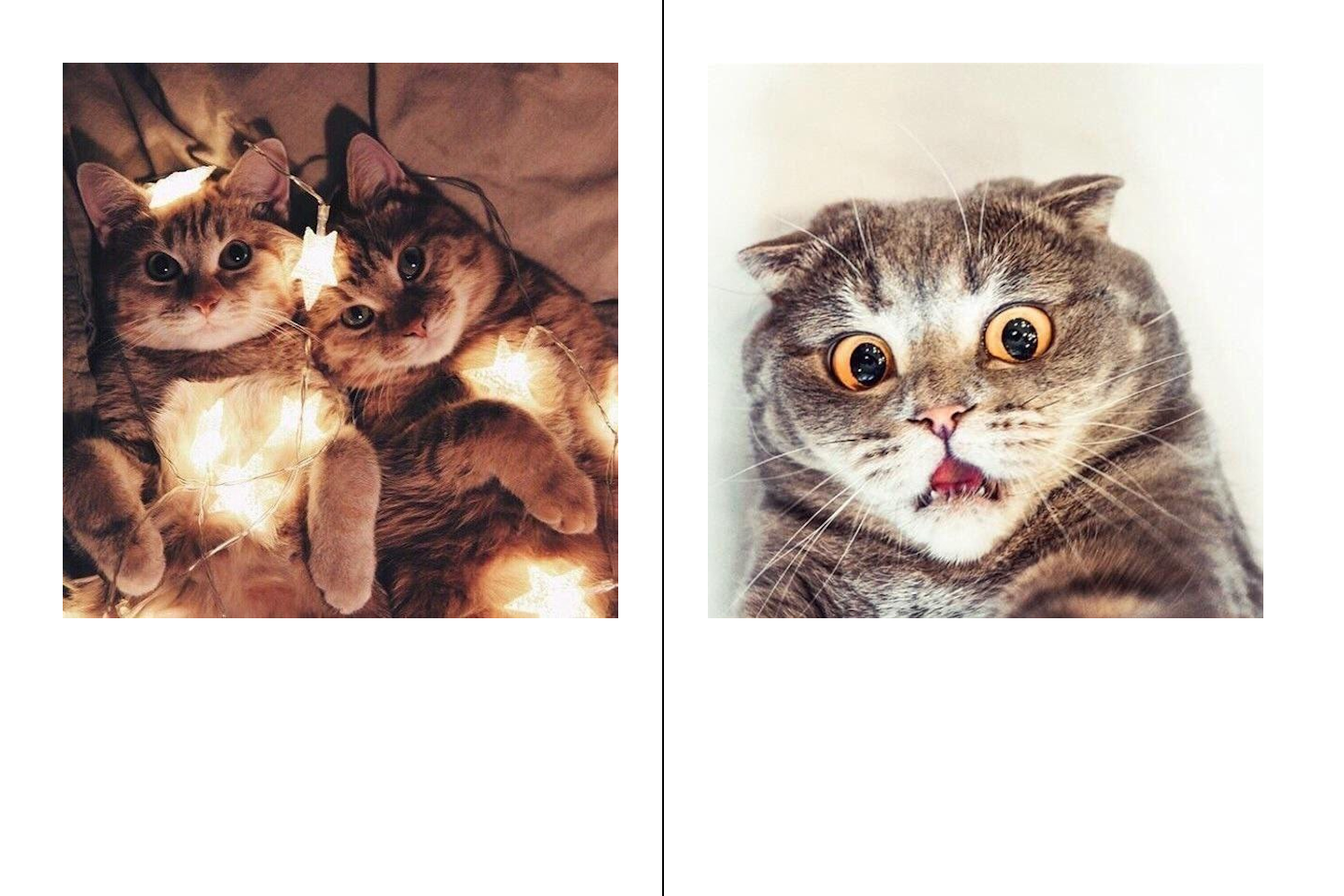
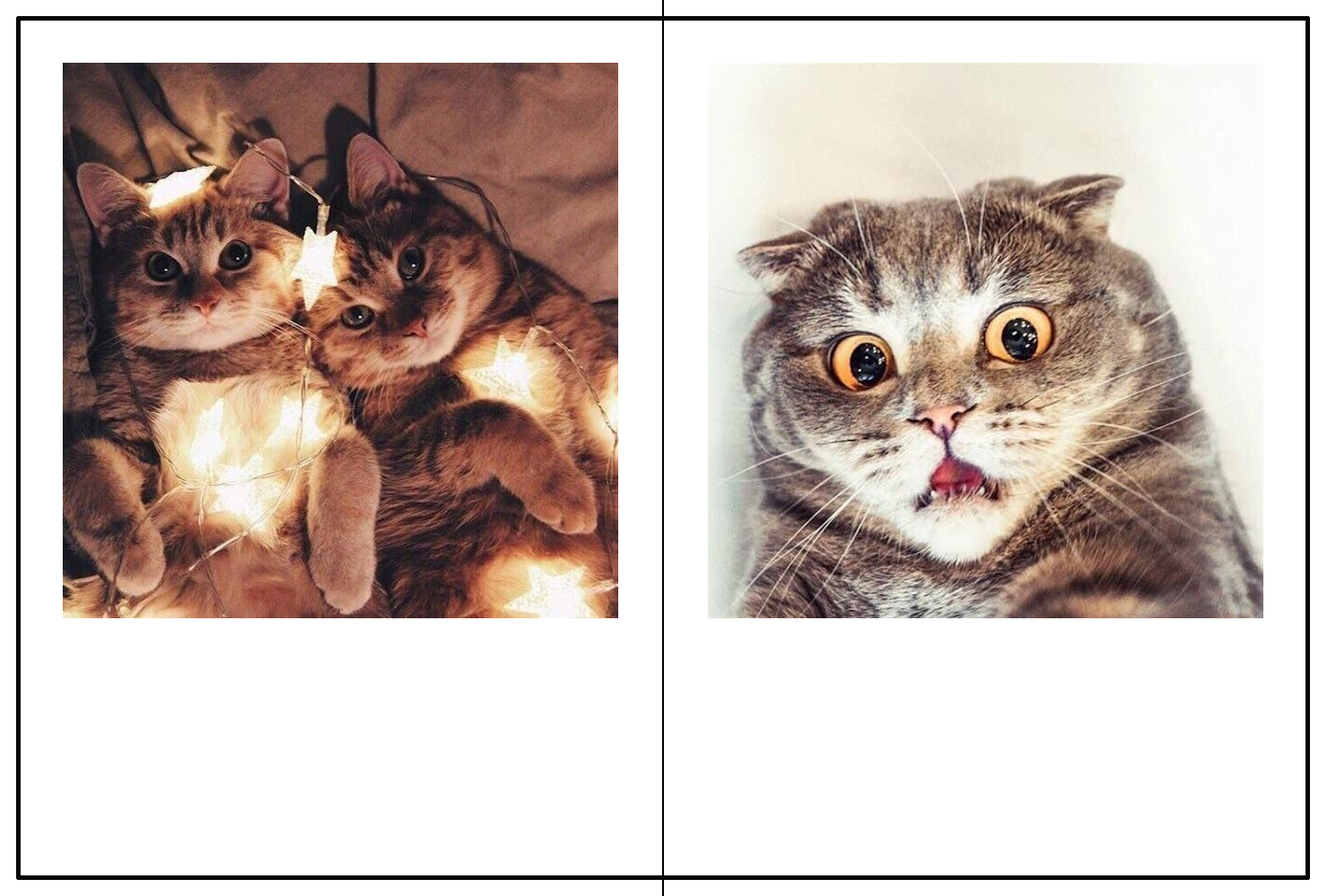
Two versions of the same layered image (1344px x 896px). Layer-by-layer changes:
painted on "Layer #1" over (x1=16, y1=16, x2=1310, y2=880)
